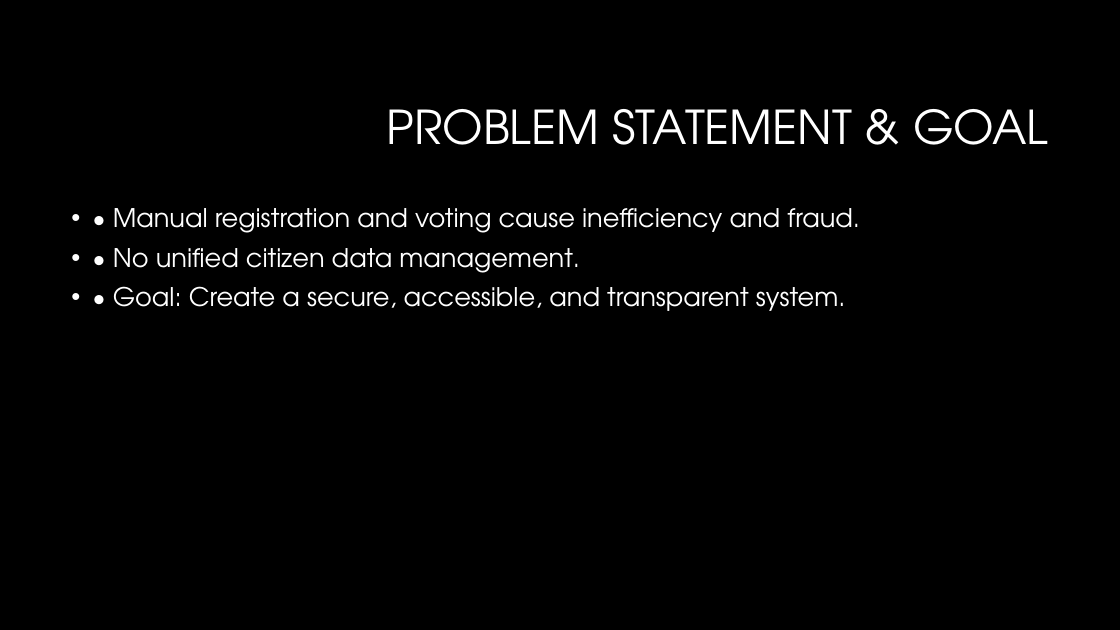
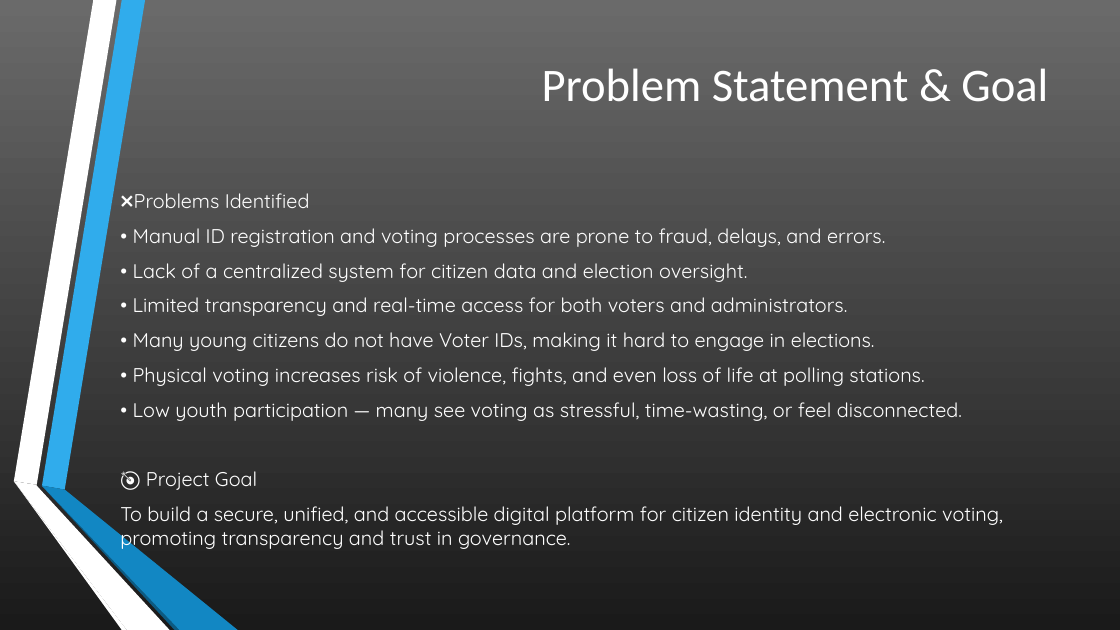
Before and after one commit to Ainfiniti01/NatioID, a slide deck: slide 3 of NatioID – National Digital Identity & Voting Platform.pptx. Drawn at 1120x630 pixels with LibreOffice and Linux fonts; fonts in the diff are those of the drawing; background and template pictures are left out. Boxes give left, top, right and bottom in pixels: in the first picture for what was removed or moved away, otherwise in the second. Text is boxed around its words. In the diff, an @@ line names an element or a change of style, - is before the commit and + after.

```diff
--- a/NatioID – National Digital Identity & Voting Platform.pptx
+++ b/NatioID – National Digital Identity & Voting Platform.pptx
@@ background #000000 to gradient #6B6B6B to #1B1B1B @@
@@ title at box(542, 68, 1048, 102): text changed; font TeX Gyre Adventor to Calibri @@
-PROBLEM STATEMENT & GOAL
+Problem Statement & Goal
@@ text "❌Problems Identified" at box(120, 193, 1003, 551): vertical alignment top to middle @@
@@ text at box(120, 193, 1003, 551): text changed; size 22 to 17 pt; font TeX Gyre Adventor to Quicksand @@
-• • Manual registration and voting cause inefficiency and fraud.
-• • No unified citizen data management.
-• • Goal: Create a secure, accessible, and transparent system.
+❌Problems Identified
+• Manual ID registration and voting processes are prone to fraud, delays, and errors.
+• Lack of a centralized system for citizen data and election oversight.
+• Limited transparency and real-time access for both voters and administrators.
+• Many young citizens do not have Voter IDs, making it hard to engage in elections.
+• Physical voting increases risk of violence, fights, and even loss of life at polling stations.
+• Low youth participation — many see voting as stressful, time-wasting, or feel disconnected.
+🎯 Project Goal
+To build a secure, unified, and accessible digital platform for citizen identity and electronic voting, promoting transparency and trust in governance.
@@ group added at box(13, 0, 238, 630): 6 freeform shapes @@
```
Also in this commit, not shown: 12 other slides changed, 3 slides added, 4 other files.
